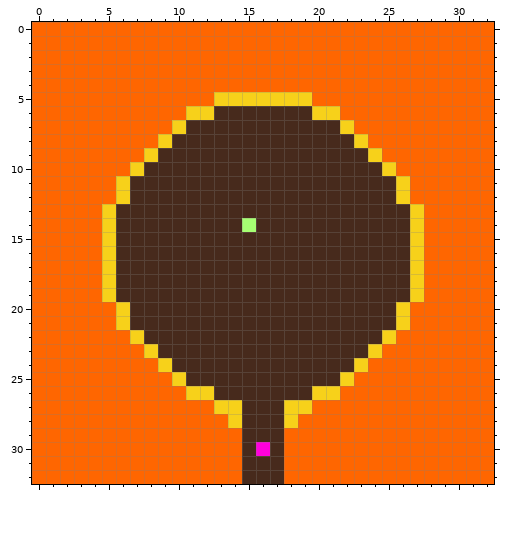
A pixel-art sprite gets an edit: res/map_vulcao.png. Above: the version before the commit.
The file is 33x33 pixels.
Now the later version:
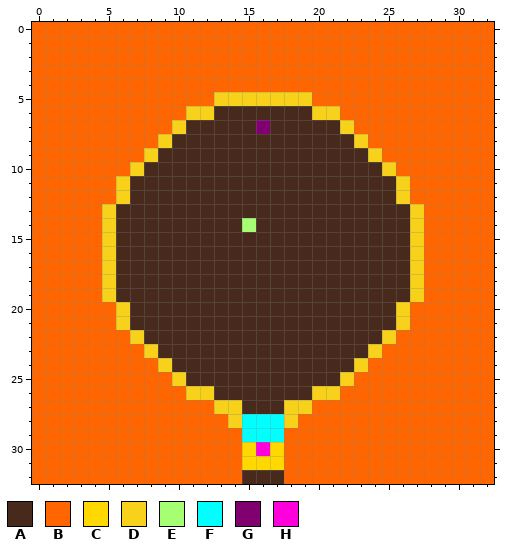
Palette (. is transparent): A #472a1c  B #ff6600  C #ffd800  D #f7d11a  E #a6ff72  F #00ffff  G #7f006e  H #ff00dc
Difference:
The edit turns colour A into colour C in row 30 at x 15 and 17; in row 31 at x 15 to 17.
The edit turns colour A into colour F in rows 28 to 29 at x 15 to 17.
The edit turns colour A into colour G in row 7 at x 16.
Changed places in both pictures, as pixel boxes (x1, y1, x2, y2):
changed: (256, 120, 270, 134)
changed: (242, 414, 284, 470)
